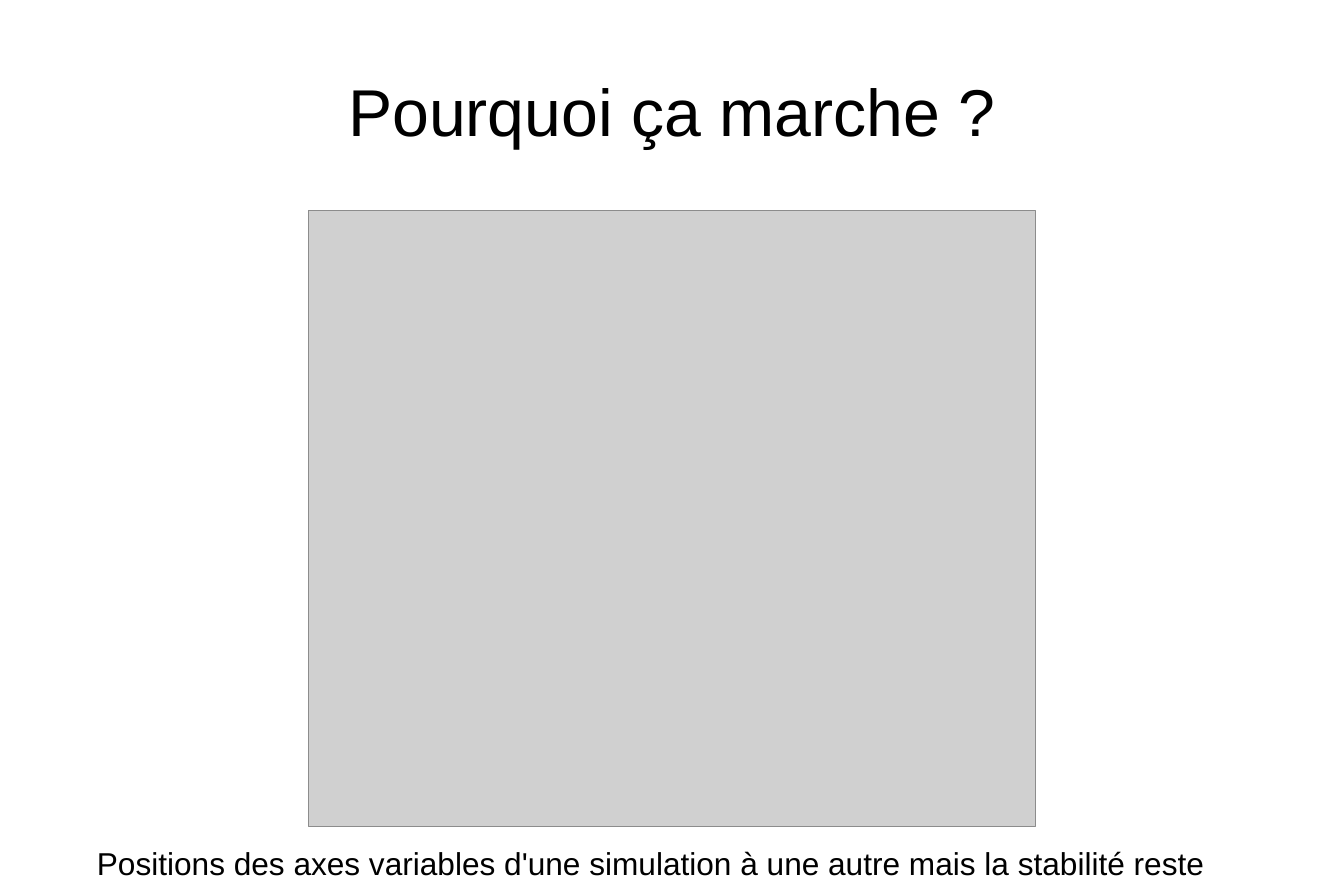
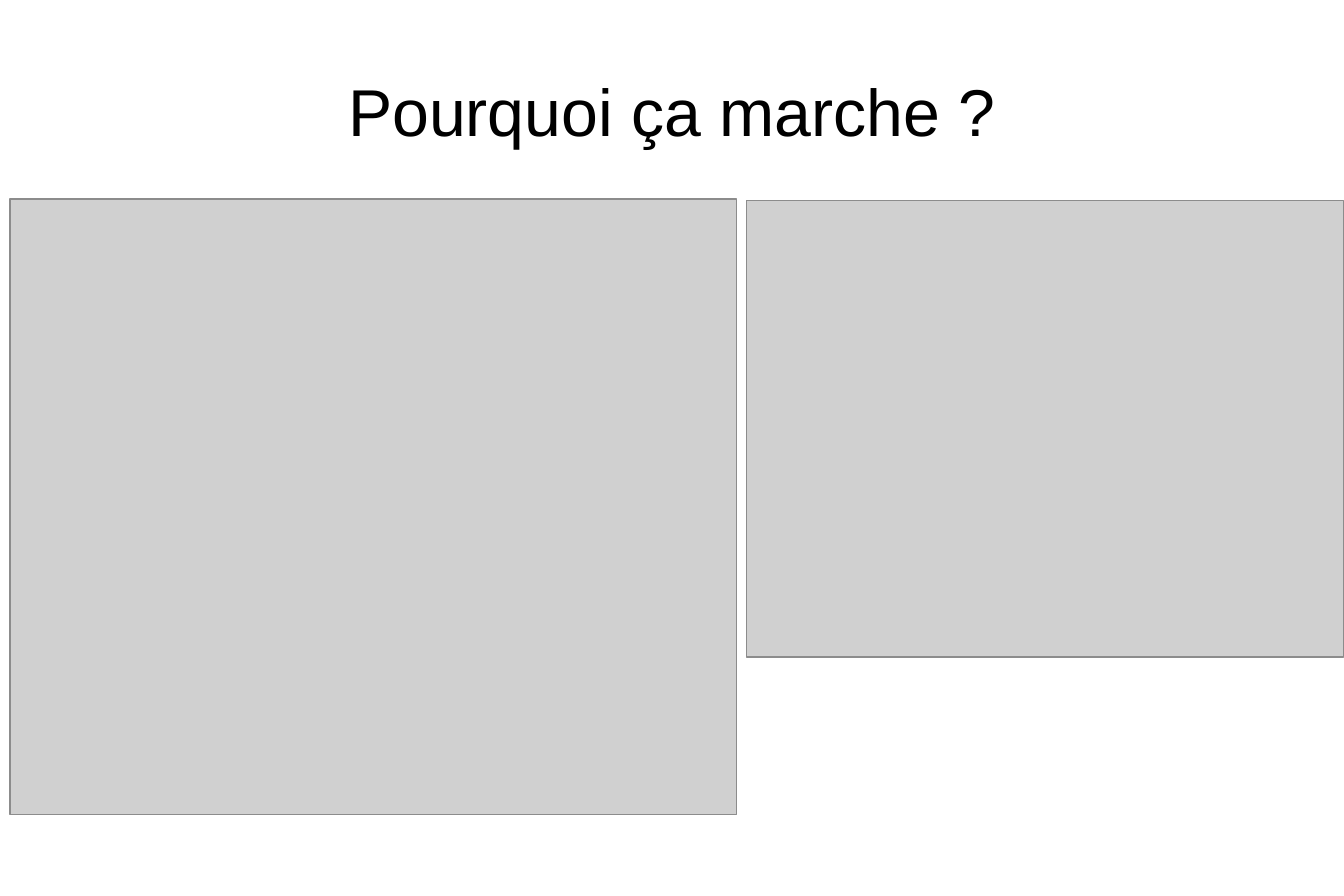
Before and after one commit to matthieu637/anne, a slide deck: slide 8 of exp/pre-presentation/pre-presentation.odp. Drawn at 1344x896 pixels with LibreOffice and Linux fonts; fonts in the diff are those of the drawing; grey boxes stand for pictures. Boxes give left, top, right and bottom in pixels: in the first picture for what was removed or moved away, otherwise in the second. Text is boxed around its words. In the diff, an @@ line names an element or a change of style, - is before the commit and + after.

```diff
--- a/exp/pre-presentation/pre-presentation.odp
+++ b/exp/pre-presentation/pre-presentation.odp
@@ picture added at (x1=10, y1=199, x2=737, y2=814) @@
@@ picture resized from (x1=309, y1=211, x2=1035, y2=827) to (x1=747, y1=201, x2=1344, y2=657) @@
@@ text removed at (x1=97, y1=851, x2=1204, y2=876) @@
-Positions des axes variables d'une simulation à une autre mais la stabilité reste
```
Also in this commit, not shown: 1 other slide changed, 12 other files.
